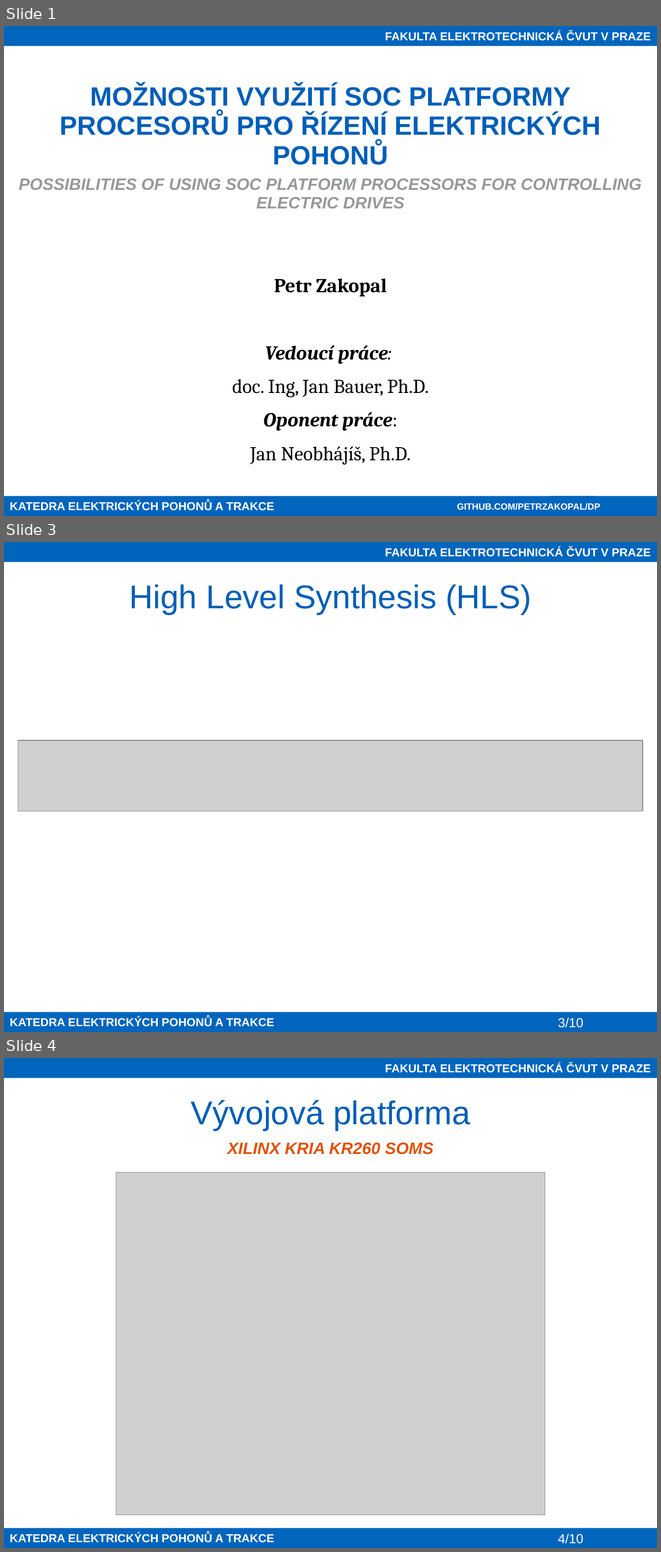
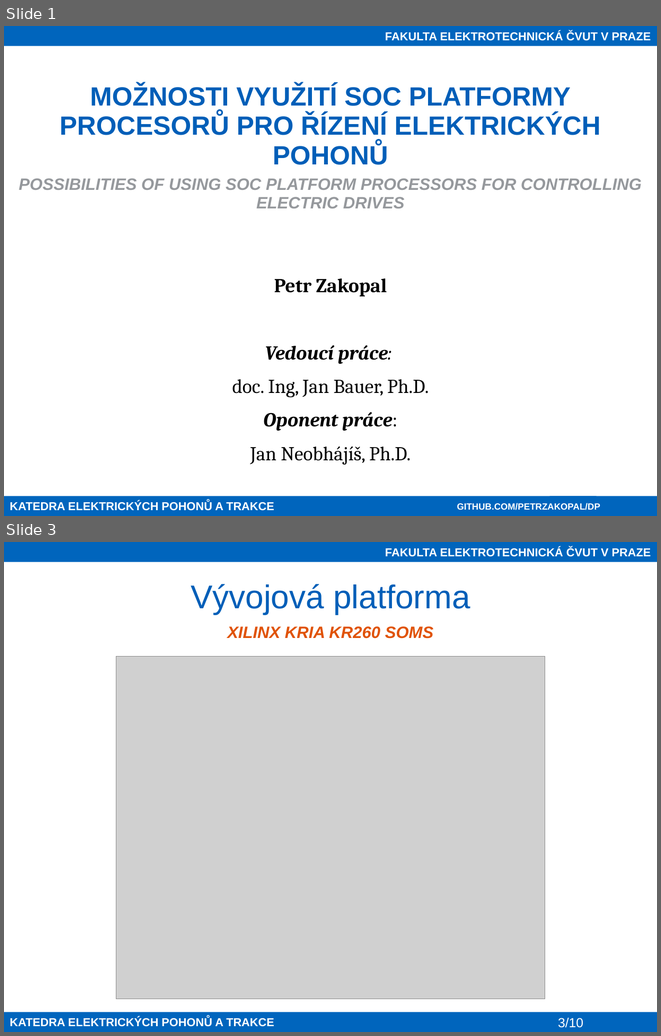
Before and after one commit to petrzakopal/dp, a slide deck: presentation/Zakopal_prezentace.pptx. Shown one above the other, each under a label of ours: slides 1, 3 and 4 before the commit, slides 1 and 3 after it; the slides between them are not shown. The pictures are 661x1552 and 661x1036 pixels, drawn with LibreOffice and Linux fonts; fonts in the diff are those of the drawing; grey boxes stand for pictures; background and template pictures are left out. Boxes give left, top, right and bottom in pixels: in the first picture for what was removed or moved away, otherwise in the second. Text is boxed around its words. In the diff, an @@ line names an element or a change of style, - is before the commit and + after.

```diff
--- a/presentation/Zakopal_prezentace.pptx
+++ b/presentation/Zakopal_prezentace.pptx
@@ slide 3 removed at [4, 542, 657, 1032], background #FFFFFF; not listed: 3 template elements that a slide beside it also shows @@
@@ title removed at [130, 584, 531, 614] @@
-High Level Synthesis (HLS)
@@ picture removed at [18, 741, 643, 812] @@
@@ what was slide 4 is now slide 3 @@
@@ page number at [558, 1017, 583, 1027]: text changed @@
-4/10
+3/10
```
Also in this commit, not shown: 2 slides changed, 1 slide added, 10 other files.
